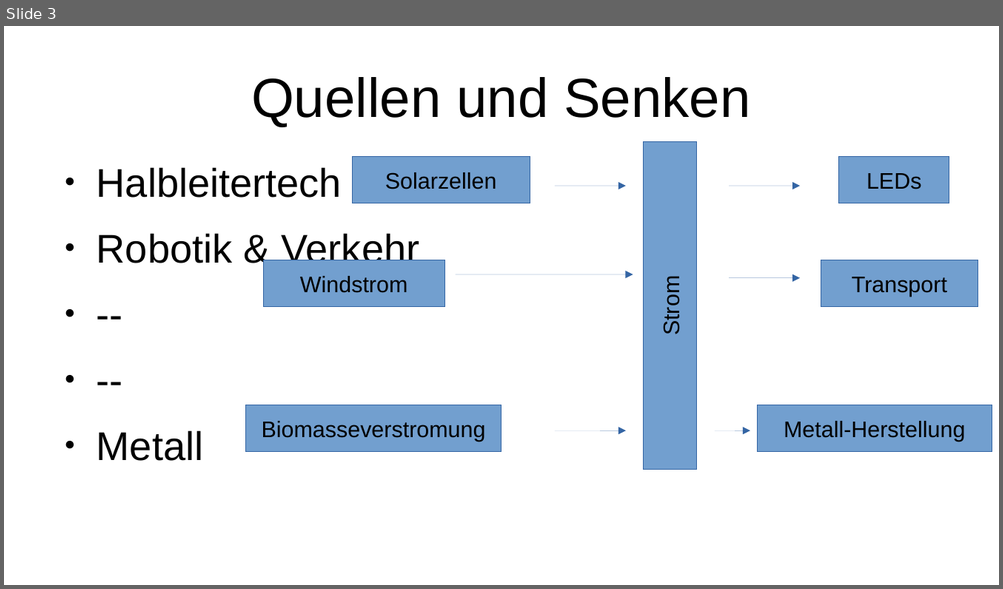
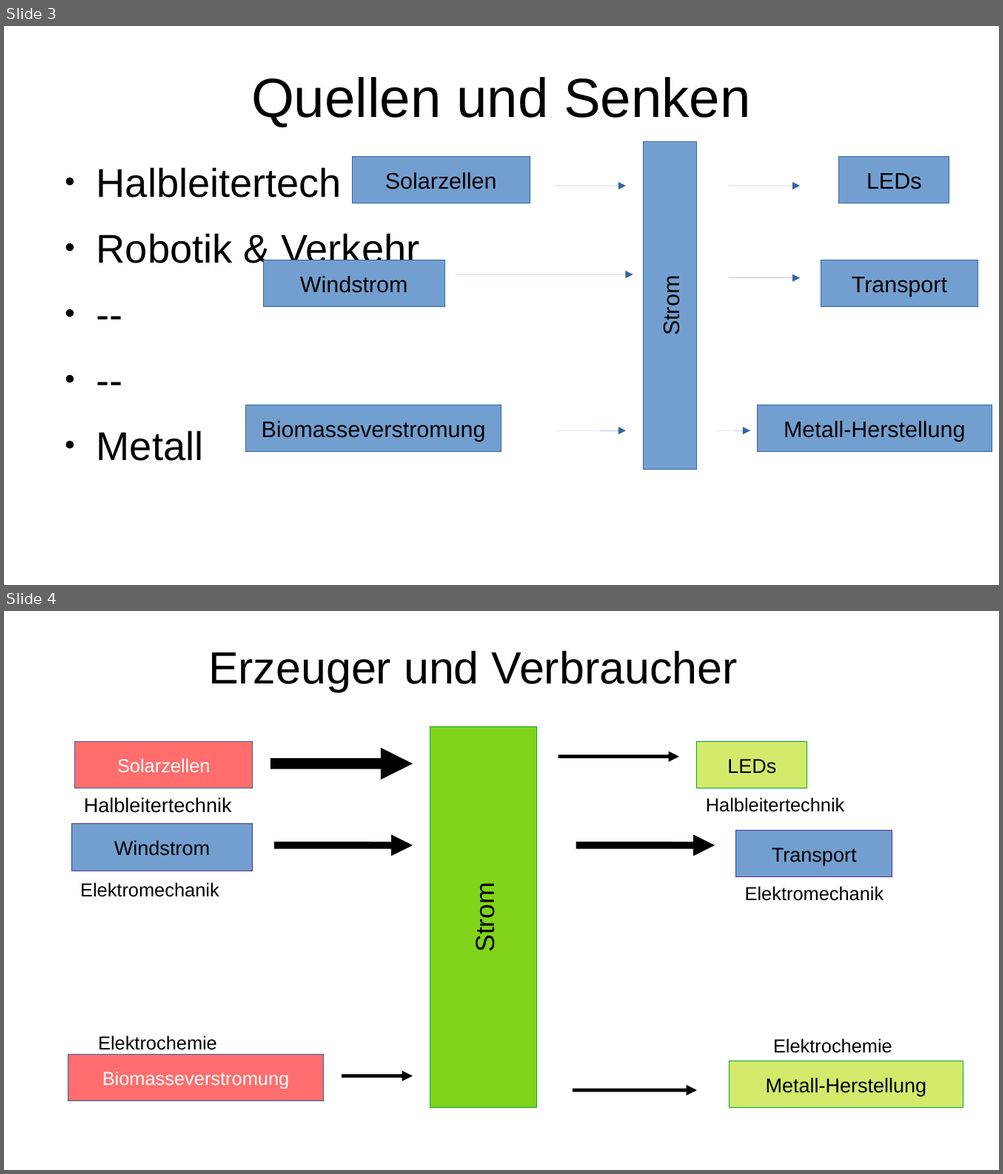
Before and after one commit to a8767c36/mars-game, a slide deck: schema/strom/index.odp. Shown one above the other, each under a label of ours: slide 3 before the commit, slides 3 and 4 after it. The pictures are 1003x589 and 1003x1174 pixels, drawn with LibreOffice and Linux fonts; fonts in the diff are those of the drawing. Boxes give left, top, right and bottom in pixels: in the first picture for what was removed or moved away, otherwise in the second. Text is boxed around its words. In the diff, an @@ line names an element or a change of style, - is before the commit and + after.

```diff
--- a/schema/strom/index.odp
+++ b/schema/strom/index.odp
@@ slide 4 added at bbox=[4, 611, 999, 1170], background #FFFFFF @@
@@ title added at bbox=[208, 650, 737, 692], 36 pt, text #000000 @@
+Erzeuger und Verbraucher
@@ rectangle added at bbox=[75, 742, 253, 789], fill #FF6D6D, outline #3465A4 0 pt, 15 pt, text #FFFFFF @@
+Solarzellen
@@ rectangle added at bbox=[430, 727, 537, 1109], fill #81D41A, outline #00A933 0 pt, 21 pt, text #000000 @@
+Strom
@@ rectangle added at bbox=[697, 742, 807, 789], fill #D4EA6B, outline #00A933 0 pt, 16 pt, text #000000 @@
+LEDs
@@ arrow added from (270, 763) to (412, 763), #000000 8.5 pt @@
@@ arrow added from (558, 756) to (679, 756), #000000 2.83 pt @@
@@ text added at bbox=[84, 797, 232, 813], 16 pt, text #000000 @@
+Halbleitertechnik
@@ text added at bbox=[706, 797, 845, 812], 15 pt, text #000000 @@
+Halbleitertechnik
@@ rectangle added at bbox=[71, 824, 253, 871], fill #729FCF, outline #55308D 0 pt, 16 pt, text #000000 @@
+Windstrom
@@ rectangle added at bbox=[736, 832, 892, 878], fill #729FCF, outline #55308D 0 pt, 16 pt, text #000000 @@
+Transport
@@ arrow added from (274, 846) to (412, 846), #000000 5.67 pt @@
@@ arrow added from (576, 846) to (714, 846), #000000 5.67 pt @@
@@ text added at bbox=[80, 883, 219, 897], 15 pt, text #000000 @@
+Elektromechanik
@@ text added at bbox=[745, 886, 884, 901], 15 pt, text #000000 @@
+Elektromechanik
@@ text added at bbox=[98, 1036, 217, 1051], 15 pt, text #000000 @@
+Elektrochemie
@@ text added at bbox=[773, 1039, 892, 1054], 15 pt, text #000000 @@
+Elektrochemie
@@ rectangle added at bbox=[68, 1055, 324, 1102], fill #FF6D6D, outline #3465A4 0 pt, 15 pt, text #FFFFFF @@
+Biomasseverstromung
@@ arrow added from (341, 1076) to (412, 1076), #000000 2.83 pt @@
@@ rectangle added at bbox=[728, 1062, 963, 1108], fill #D4EA6B, outline #00A933 0 pt, 16 pt, text #000000 @@
+Metall-Herstellung
@@ arrow added from (572, 1091) to (697, 1091), #000000 2.83 pt @@
```
Also in this commit, not shown: 1 other slide added, 2 other files.
